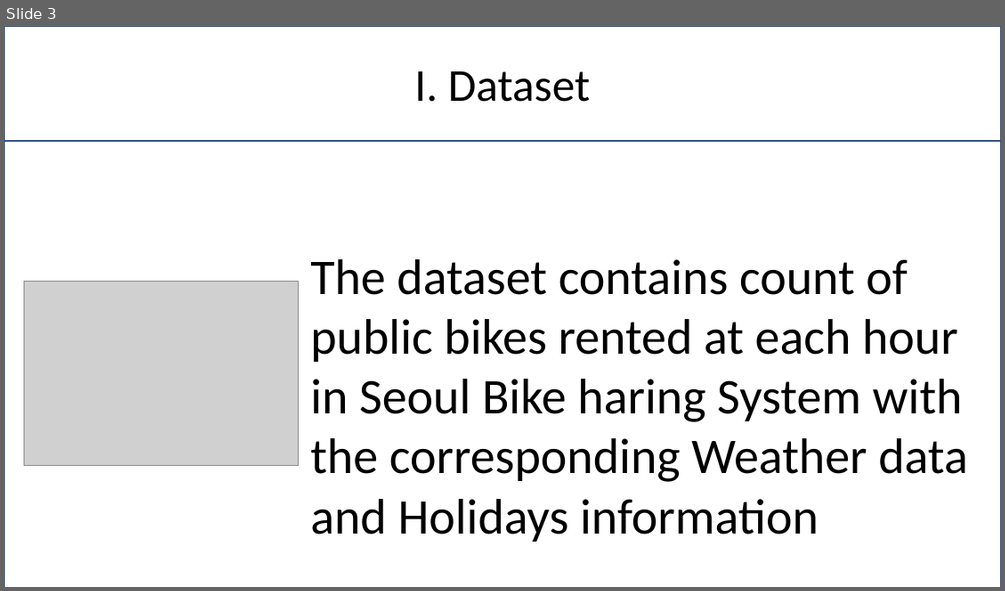
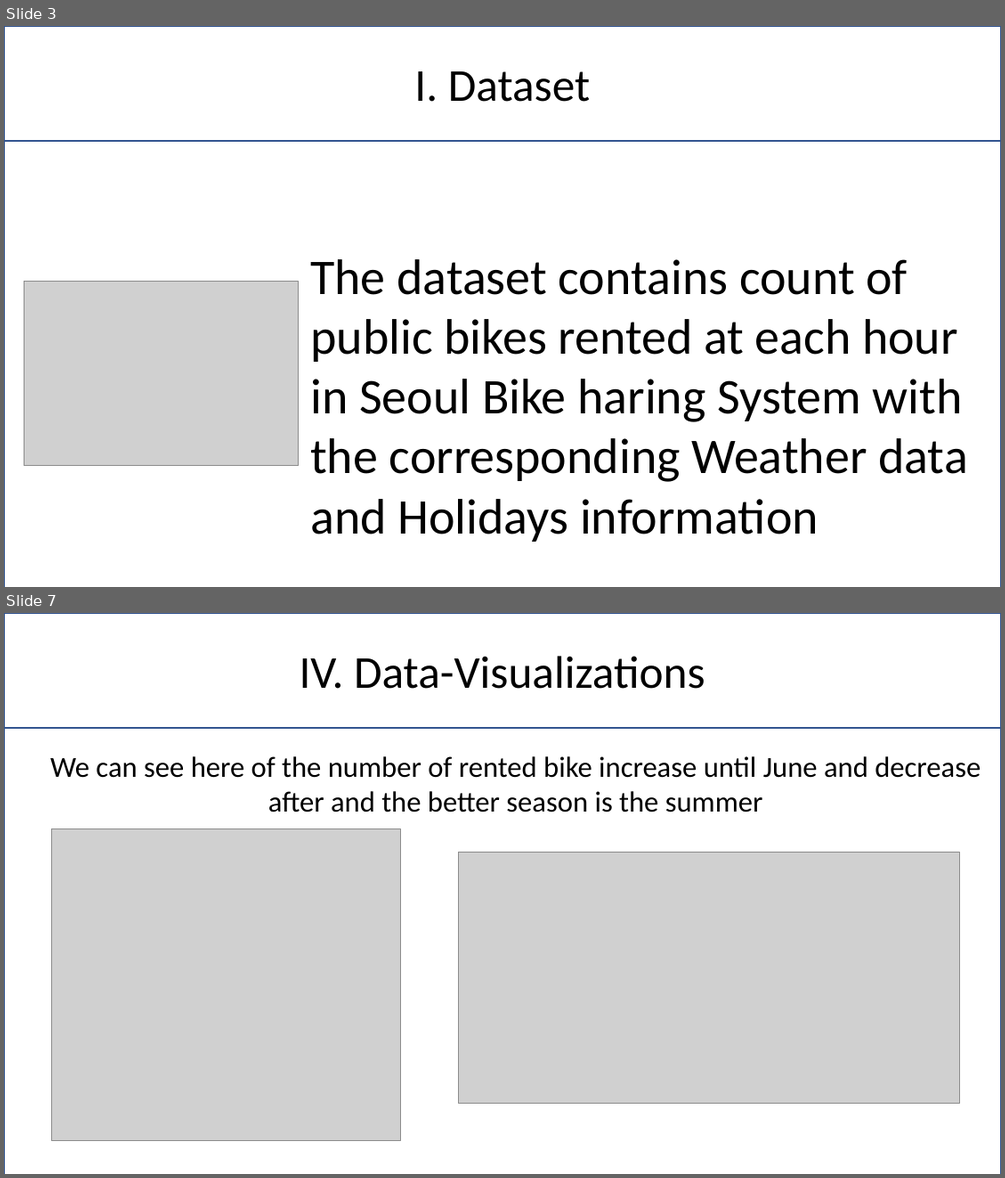
Before and after one commit to Pierre-Portfolio/Seoul-Bike-Sharing, a slide deck: livrable/rapport/SeoulPierreAnthony.pptx. Shown one above the other, each under a label of ours: slide 3 before the commit, slides 3 and 7 after it; the slides between them are not shown. The pictures are 1005x591 and 1005x1178 pixels, drawn with LibreOffice and Linux fonts; fonts in the diff are those of the drawing; grey boxes stand for pictures; background and template pictures are left out. Boxes give left, top, right and bottom in pixels: in the first picture for what was removed or moved away, otherwise in the second. Text is boxed around its words. In the diff, an @@ line names an element or a change of style, - is before the commit and + after.

```diff
--- a/livrable/rapport/SeoulPierreAnthony.pptx
+++ b/livrable/rapport/SeoulPierreAnthony.pptx
@@ slide 7 added at (4, 613, 1001, 1174), background picture (left out) @@
@@ rectangle added at (4, 613, 1001, 728), fill #FFFFFF at 73% opacity, outline #325491 1 pt, 44 pt, text #000000 @@
+IV. Data-Visualizations
@@ rectangle added at (4, 728, 1001, 1174), fill #FFFFFF at 92% opacity, outline #325491 1 pt @@
@@ text added at (50, 756, 980, 812), 28 pt, text #000000 @@
+We can see here of the number of rented bike increase until June and decrease after and the better season is the summer
@@ picture added at (52, 829, 400, 1141) @@
@@ picture added at (459, 852, 959, 1103) @@
```
Also in this commit, not shown: 5 slides changed, 5 other slides added.
